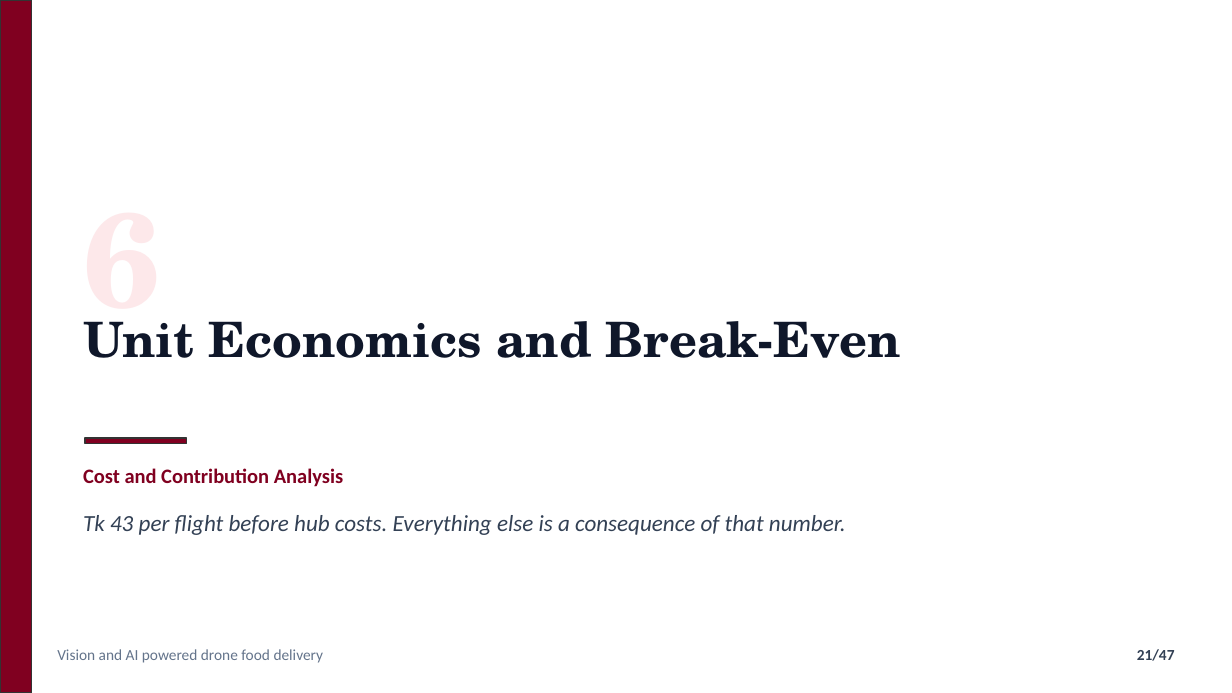
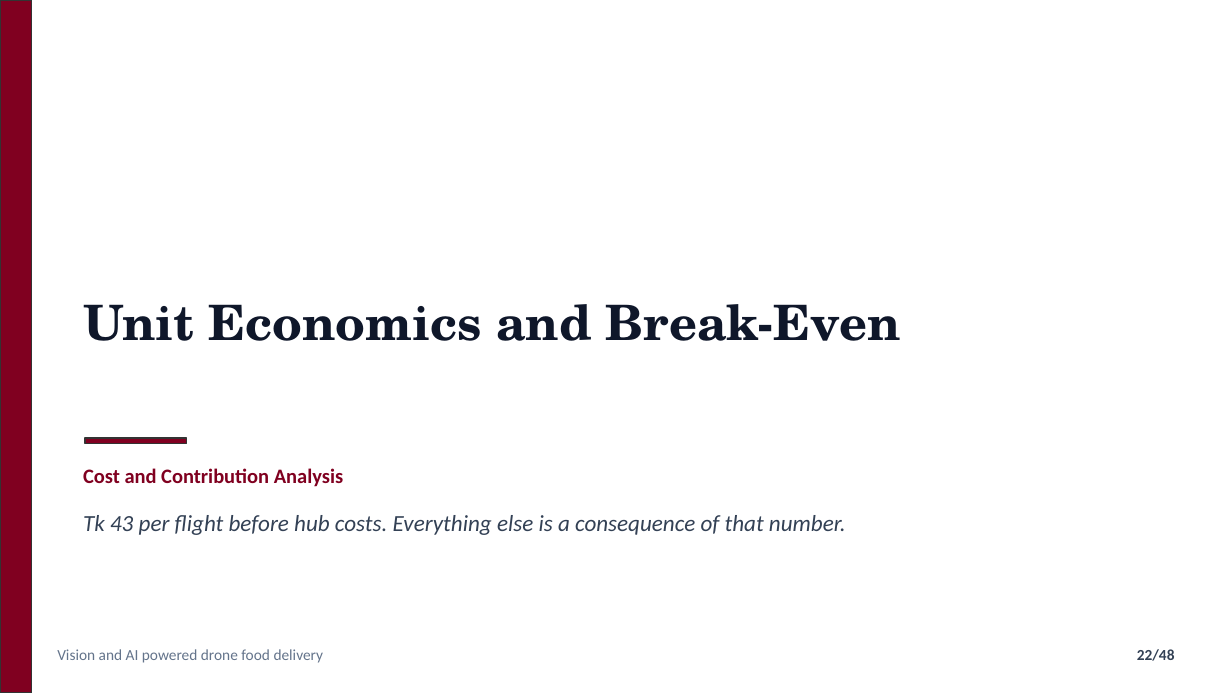
Before and after one commit to nafiskabbo/presentation-hum, a slide deck: slide 22 of output/AeroSetu_Group_Presentation-v1.pptx (slide 21 before the commit). Drawn at 1232x693 pixels with LibreOffice and Linux fonts; fonts in the diff are those of the drawing. Boxes give left, top, right and bottom in pixels: in the first picture for what was removed or moved away, otherwise in the second. Text is boxed around its words. In the diff, an @@ line names an element or a change of style, - is before the commit and + after.

```diff
--- a/output/AeroSetu_Group_Presentation-v1.pptx
+++ b/output/AeroSetu_Group_Presentation-v1.pptx
@@ text "Unit Economics and Break-Even": place and size @@
-text "Unit Economics and Break-Even" at (83, 321, 901, 358)
+text "Unit Economics and Break-Even" at (83, 304, 901, 341)
@@ text "Unit Economics and Break-Even" at (83, 304, 901, 341): vertical alignment top to middle @@
@@ text removed at (83, 321, 160, 351) @@
-6
@@ page number at (1137, 649, 1175, 661): text changed @@
-21/47
+22/48
```
Also in this commit, not shown: 13 other slides changed, 2 slides added, 1 slide removed, 5 other files.
